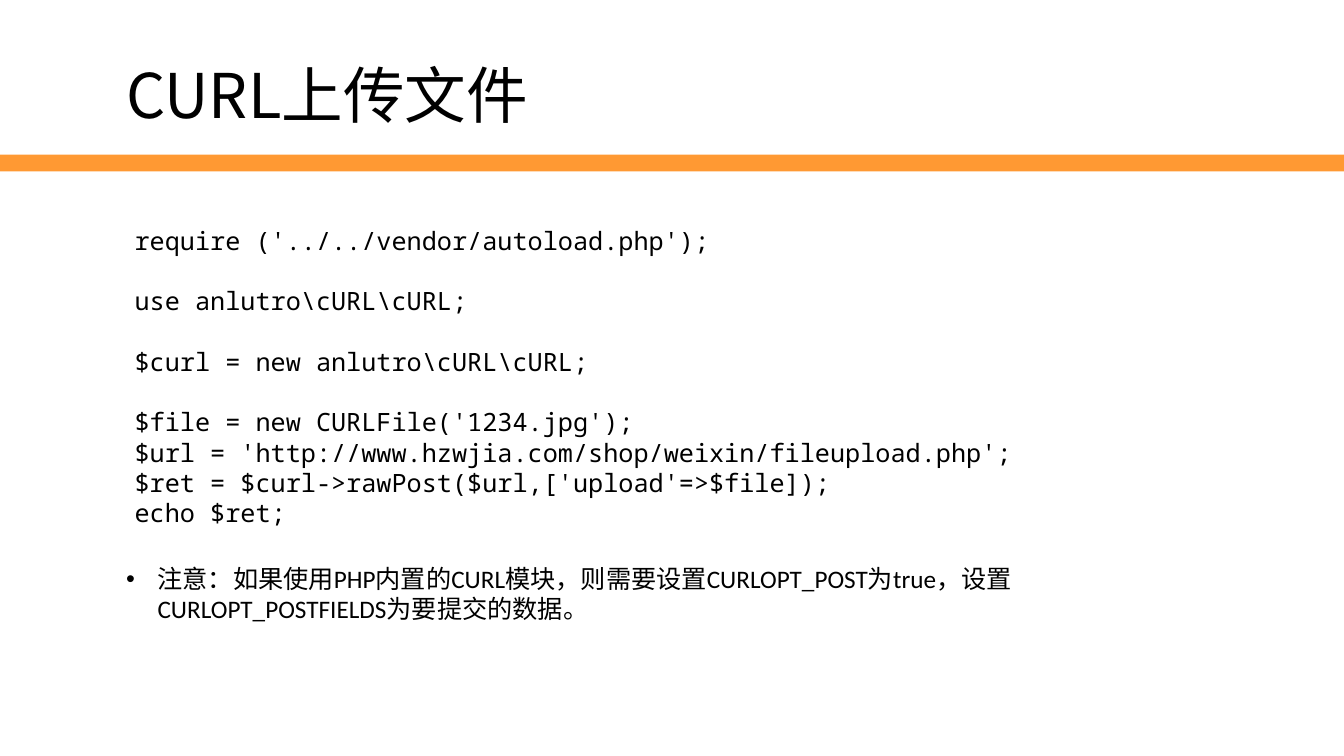
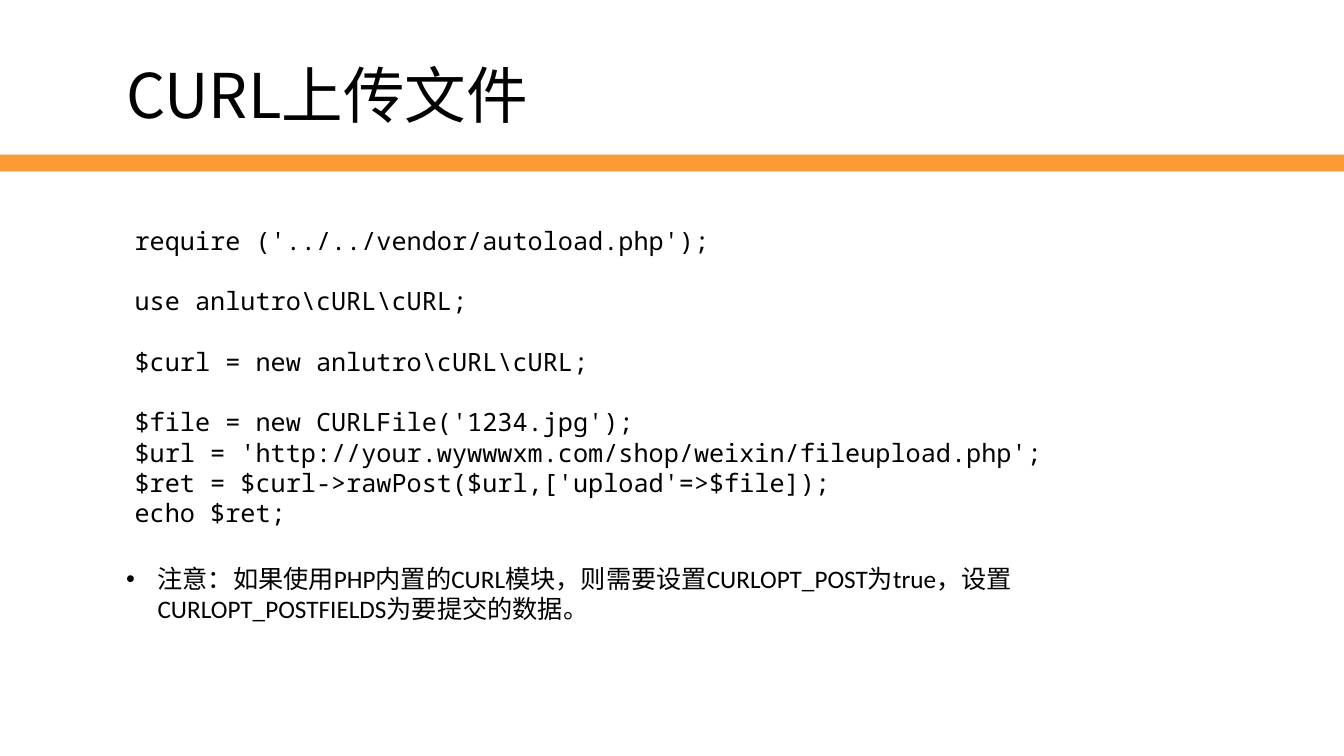
Before and after one commit to edu2act/2017-2018_1st_Wechat_Web_Programming, a slide deck: slide 5 of meterials/slides/ch07-media-source-and-news.pptx. Drawn at 1344x756 pixels with LibreOffice and Linux fonts; fonts in the diff are those of the drawing; background and template pictures are left out. Boxes give left, top, right and bottom in pixels: in the first picture for what was removed or moved away, otherwise in the second. Text is boxed around its words. In the diff, an @@ line names an element or a change of style, - is before the commit and + after.

```diff
--- a/meterials/slides/ch07-media-source-and-news.pptx
+++ b/meterials/slides/ch07-media-source-and-news.pptx
@@ text at (x1=135, y1=442, x2=1041, y2=468): text changed @@
-$url = 'http://www.hzwjia.com/shop/weixin/fileupload.php';
+$url = 'http://your.wywwwxm.com/shop/weixin/fileupload.php';
```
Also in this commit, not shown: 1 other file.
